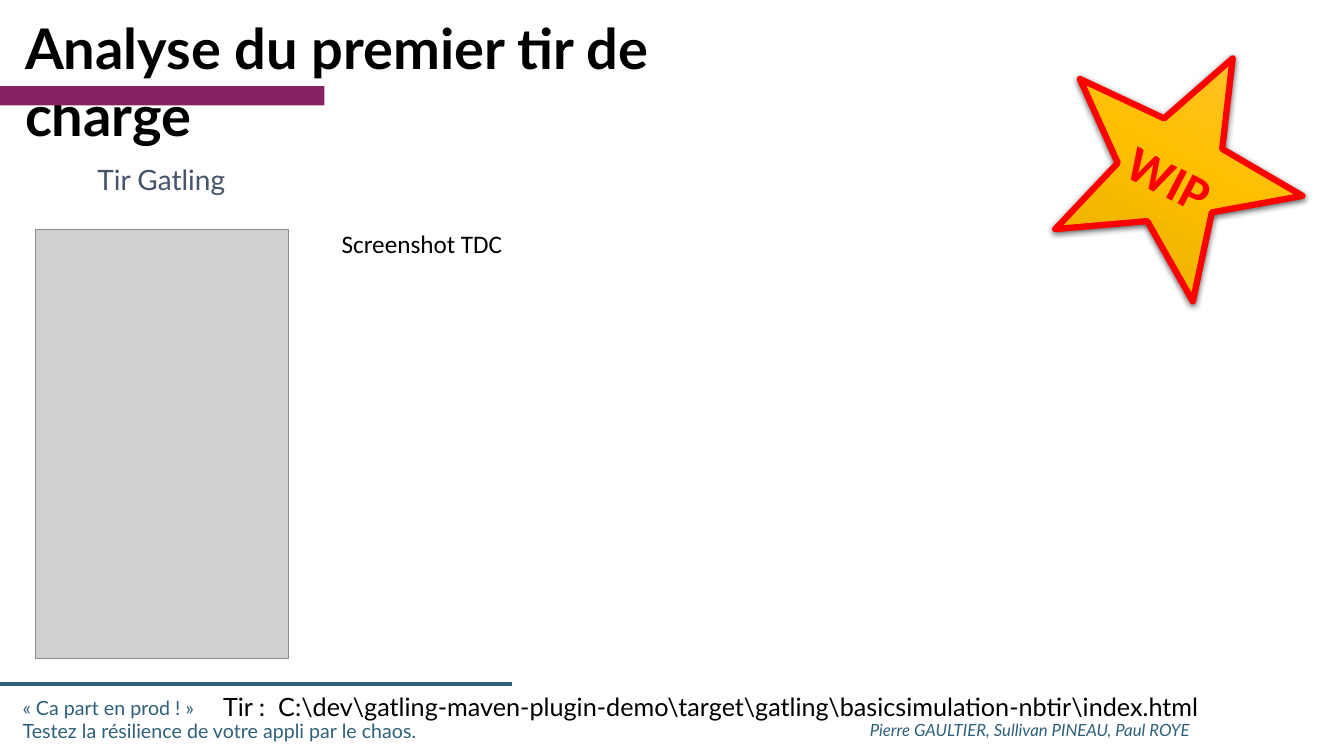
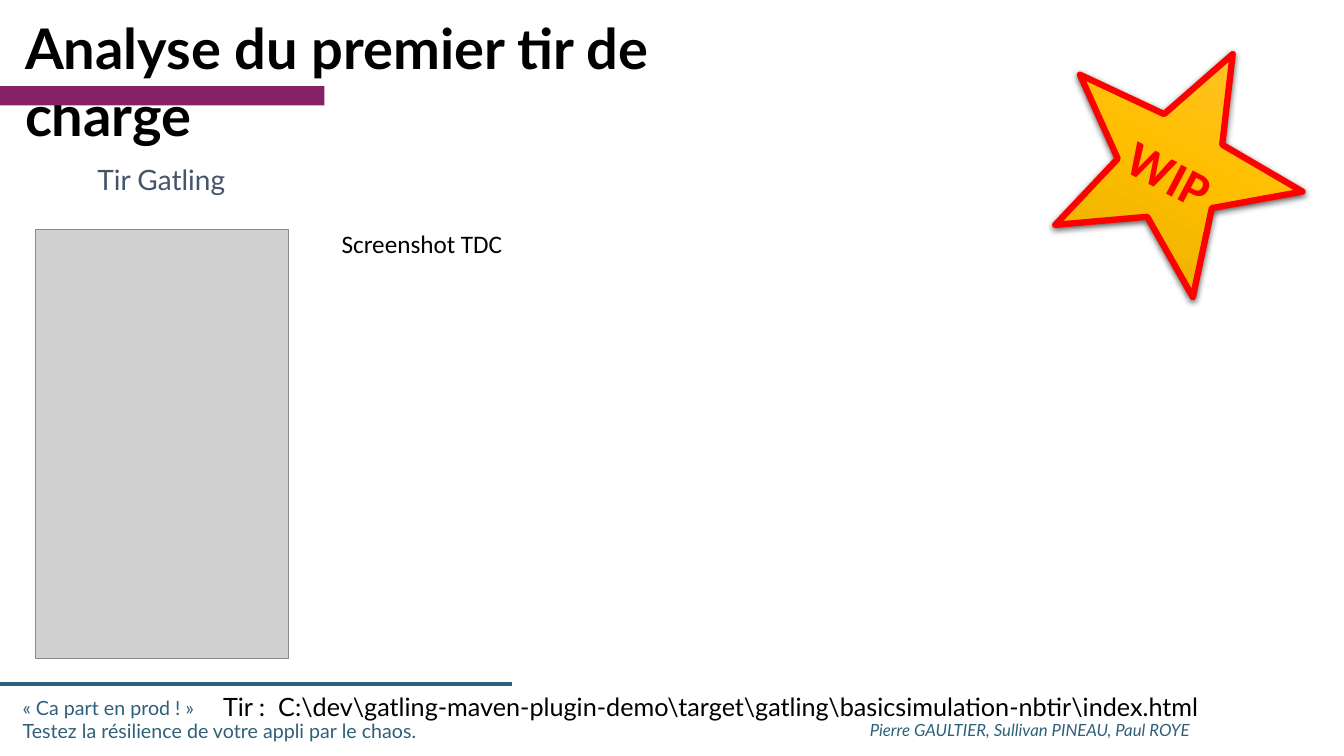
Before and after one commit to SII-Codelab-Chaos/Codelab-Chaos-TP, a slide deck: slide 16 of Hands-On -Chaos - SLIDES.pptx (slide 15 before the commit). Drawn at 1344x756 pixels with LibreOffice and Linux fonts; fonts in the diff are those of the drawing; grey boxes stand for pictures; background and template pictures are left out. Boxes give left, top, right and bottom in pixels: in the first picture for what was removed or moved away, otherwise in the second. Text is boxed around its words. In the diff, an @@ line names an element or a change of style, - is before the commit and + after.

Commit message:
TP3 + slides

```diff
--- a/Hands-On -Chaos - SLIDES.pptx
+++ b/Hands-On -Chaos - SLIDES.pptx
@@ star "WIP": place and size @@
-star "WIP" at (1013, 0, 1344, 324)
+star "WIP" at (1013, 0, 1344, 319)
```
Also in this commit, not shown: 1 other slide changed, 1 slide added, 1 other file.
